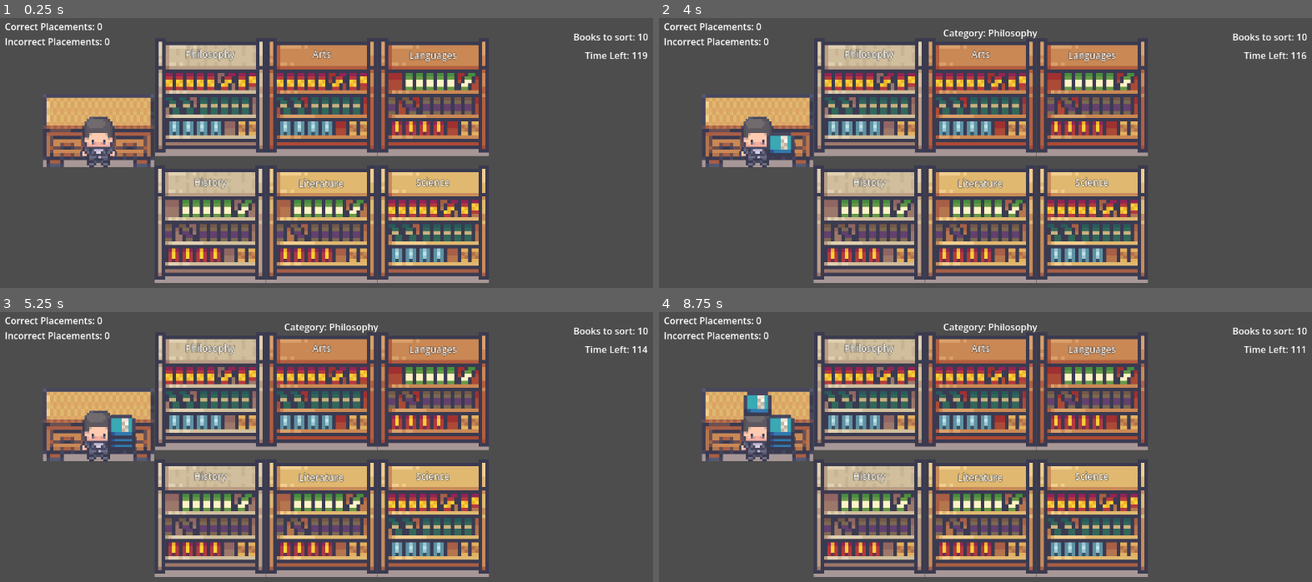
Above: before the commit, frames 1-4 (two rows, left to right).
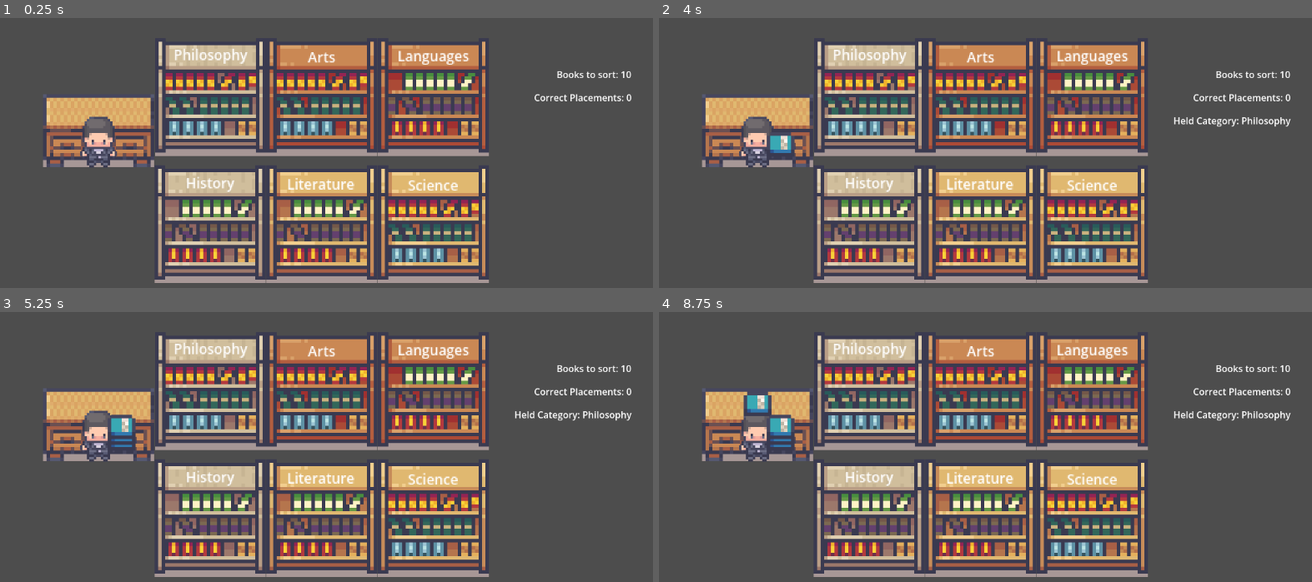
Above: after the commit, the same moments.

Repository: ghost-ily/NSTP_SLB_Project
Game: Godot game, scene res://Game 3/Scenes/game_3.tscn
Two runs of this game, one before a commit and one after it. Both use one fixed random seed, a clock stepped at 60 frames per second and the inputs below.
Inputs (mouse positions are in pixels of both pictures, inside the frame that each line leads up to):
- Up to frame 1 (0.25 s): no input
- Up to frame 2 (4 s): tap Enter at 0.5, 2, 3.5 s; move the mouse to (1135, 147) at 0.52 s; hold D (move_right) 0.53-1.25 s; hold E (interact) 0.53-1.25 s; click (1135, 147) at 0.67 s; tap Space at 1.25, 2.75 s; drag from (854, 185) to (1089, 223) at 1.27 s; move the mouse to (1050, 85) at 2.02 s; hold D (move_right) 2.03-2.75 s; hold E (interact) 2.03-2.75 s; drag from (952, 242) to (1089, 96) at 2.77 s; move the mouse to (1187, 223) at 3.52 s; hold A (move_left) from 3.53 s (still down); hold E (interact) from 3.53 s (still down)
- Up to frame 3 (5.25 s): release A (move_left) at 4.25 s; release E (interact) at 4.25 s; tap Space at 4.25 s; drag from (130, 406) to (208, 517) at 4.27 s; move the mouse to (359, 460) at 5.02 s; hold S (move_down) from 5.03 s (still down); hold E (interact) from 5.03 s (still down); click (359, 460) at 5.17 s
- Up to frame 4 (8.75 s): release S (move_down) at 5.75 s; release E (interact) at 5.75 s; drag from (887, 368) to (1089, 390) at 5.77 s; move the mouse to (1135, 441) at 6.52 s; hold W (move_up) 6.53-7.25 s; hold E (interact) 6.53-7.25 s; drag from (854, 479) to (867, 390) at 7.27 s; move the mouse to (1050, 379) at 8.02 s; hold S (move_down) from 8.03 s (still down); hold E (interact) from 8.03 s (still down)

The runs differ from the first frame. In frame 1, 2.5% of the frame differs, in the area x 0-100%, y 1-65%; in frame 2, 3.0%; in frame 3, 3.0%; in frame 4, 3.0%.

Commit message:
Fixed text scaling and positioning

Diff:
--- a/Game 3/Scenes/game_3.tscn
+++ b/Game 3/Scenes/game_3.tscn
@@ -10,6 +10,8 @@
 [ext_resource type="Texture2D" uid="uid://de6b1ql0j0egf" path="res://Game 3/Assets/shelf_6.png" id="7_as2rh"]
 [ext_resource type="PackedScene" uid="uid://yrv7j4p5ednf" path="res://Game 3/Scenes/table.tscn" id="8_6e7jb"]
 
+[sub_resource type="SystemFont" id="SystemFont_qjn0y"]
+
 [node name="Game" type="Node2D" unique_id=1065281874]
 
 [node name="GameManager" type="Node" parent="." unique_id=1360980387]
@@ -19,33 +21,49 @@
 [node name="Labels" type="Node" parent="GameManager" unique_id=938823339]
 
 [node name="Score" type="Label" parent="GameManager/Labels" unique_id=452400967]
-offset_left = 18.0
-offset_top = 67.0
-offset_right = 270.0
-offset_bottom = 116.0
-text = "Correct Placements:
-Incorrect Placements:"
+anchors_preset = 1
+anchor_left = 1.0
+anchor_right = 1.0
+offset_left = -302.0
+offset_top = 190.0
+offset_right = -50.0
+offset_bottom = 239.0
+grow_horizontal = 0
+pivot_offset_ratio = Vector2(1, 0)
+text = "Correct Placements:"
+horizontal_alignment = 2
 metadata/_edit_use_anchors_ = true
 
 [node name="Category" type="Label" parent="GameManager/Labels" unique_id=297071049]
 unique_name_in_owner = true
-offset_left = 412.0
-offset_top = 78.0
-offset_right = 664.0
-offset_bottom = 101.0
+anchors_preset = 1
+anchor_left = 1.0
+anchor_right = 1.0
+offset_left = -302.0
+offset_top = 230.0
+offset_right = -50.0
+offset_bottom = 253.0
+grow_horizontal = 0
+pivot_offset_ratio = Vector2(1, 0)
 horizontal_alignment = 2
 metadata/_edit_use_anchors_ = true
 
 [node name="TargetScore" type="Label" parent="GameManager/Labels" unique_id=1495044700]
-offset_left = 982.0
-offset_top = 85.0
-offset_right = 1131.0
-offset_bottom = 111.0
-text = "Books to sort:"
+anchors_preset = 1
+anchor_left = 1.0
+anchor_right = 1.0
+offset_left = -199.0
+offset_top = 150.0
+offset_right = -50.0
+offset_bottom = 176.0
+grow_horizontal = 0
+pivot_offset_ratio = Vector2(1, 0)
+text = "Books left:"
 horizontal_alignment = 2
 metadata/_edit_use_anchors_ = true
 
 [node name="Time" type="Label" parent="GameManager/Labels" unique_id=1839876034]
+visible = false
 offset_left = 1007.0
 offset_top = 117.0
 offset_right = 1130.0
@@ -111,6 +129,7 @@
 [node name="Label" parent="Shelves/Science" index="2" unique_id=86449406]
 offset_top = -93.0
 offset_bottom = -70.0
+theme_override_fonts/font = SubResource("SystemFont_qjn0y")
 text = "Science
 "
 metadata/_edit_use_anchors_ = true
--- a/Game 3/Scenes/shelf.tscn
+++ b/Game 3/Scenes/shelf.tscn
@@ -24,8 +24,7 @@
 offset_bottom = -75.0
 theme_override_colors/font_color = Color(1, 1, 1, 1)
 theme_override_colors/font_outline_color = Color(0, 0, 0, 1)
-theme_override_constants/outline_size = 1
-theme_override_font_sizes/font_size = 8
+theme_override_font_sizes/font_size = 12
 text = "Lorem"
 horizontal_alignment = 1
 vertical_alignment = 1
--- a/Game 3/Scripts/game_manager.gd
+++ b/Game 3/Scripts/game_manager.gd
@@ -23,7 +23,7 @@
 	game_complete = false
 
 func _process(delta: float) -> void:
-	score.text = "Correct Placements: " + str(correct_score) + "\n" + "Incorrect Placements: " + str(incorrect_score)
+	score.text = "Correct Placements: " + str(correct_score) #+ "\n" + "Incorrect Placements: " + str(incorrect_score)
 	time.text = "Time Left: " + str(int(timer.time_left))
 
 	if correct_score >= target:
--- a/Game 3/Scripts/player.gd
+++ b/Game 3/Scripts/player.gd
@@ -51,9 +51,6 @@
 
 	position = shelves[y_position][x_position].position
 	for i in books.size():
-		#books[i].position.y = book_anchor.position.y - (5 * i)
-		#books[i].position.x = book_anchor.position.x
-
 		books[i].reparent(book_anchor)
 		books[i].position.y = book_anchor.position.y - (2.5 * i)
 		books[i].position.x = book_anchor.position.x
@@ -64,7 +61,7 @@
 		interaction_timer.start()
 
 	if not books.is_empty():
-		category.text = "Category: " + books[0].get_category()
+		category.text = "Held Category: " + books[0].get_category()
 	else:
 		category.text = ""
 
